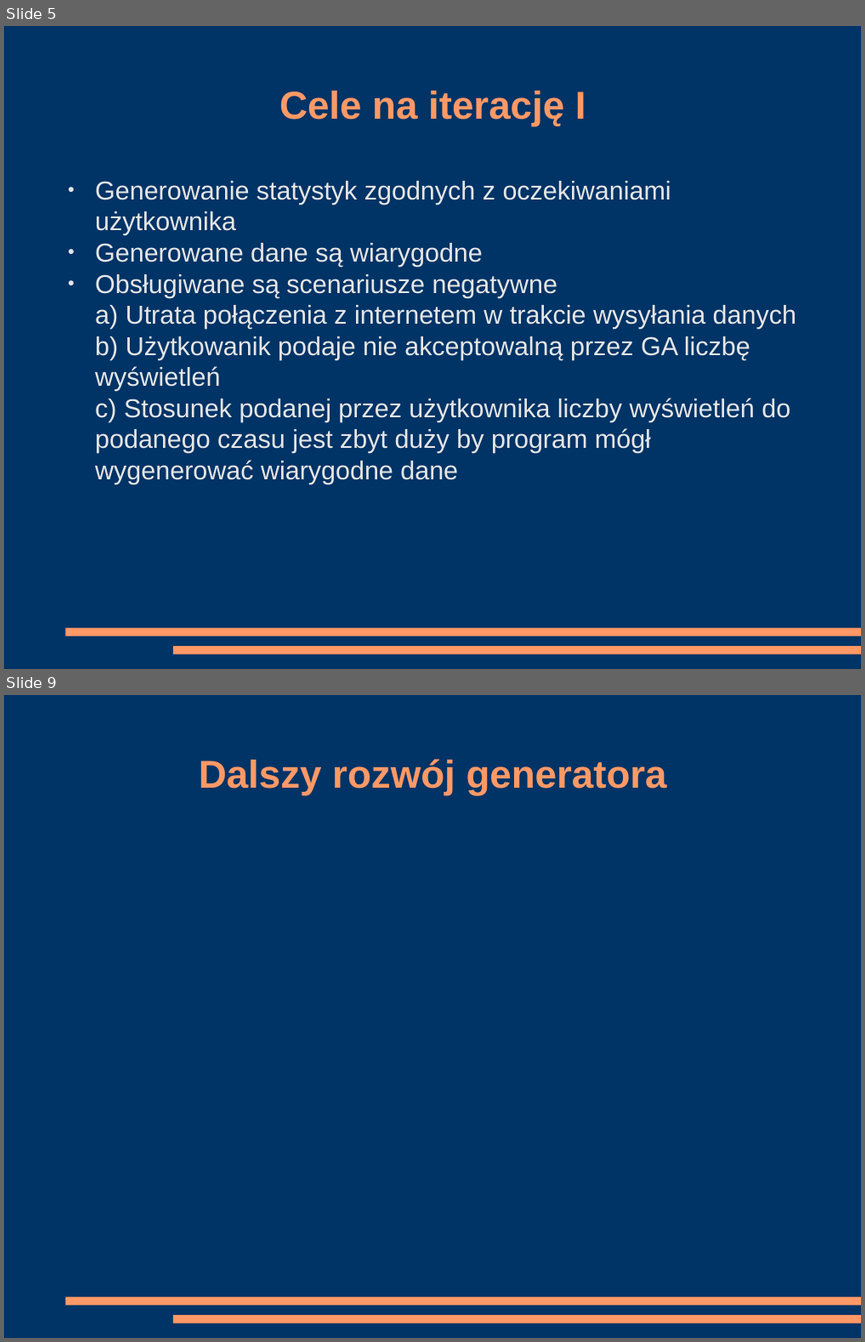
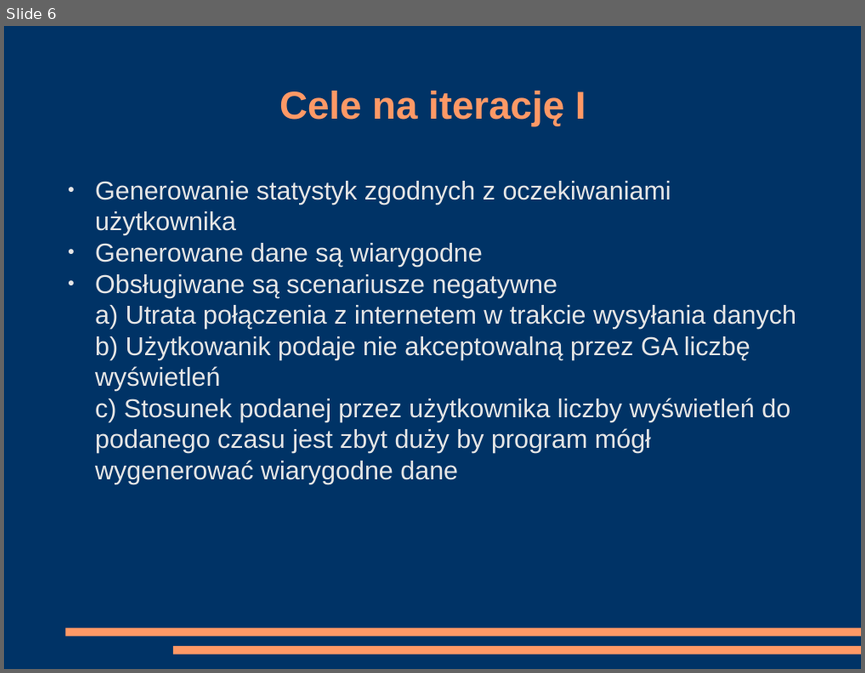
Before and after one commit to kanadas/IO, a slide deck: Iteracja_I_prezentacja.odp. Shown one above the other, each under a label of ours: slides 5 and 9 before the commit, slide 6 after it; the slides between them are not shown. The pictures are 865x1342 and 865x673 pixels, drawn with LibreOffice and Linux fonts; fonts in the diff are those of the drawing. Boxes give left, top, right and bottom in pixels: in the first picture for what was removed or moved away, otherwise in the second. Text is boxed around its words. In the diff, an @@ line names an element or a change of style, - is before the commit and + after.

```diff
--- a/Iteracja_I_prezentacja.odp
+++ b/Iteracja_I_prezentacja.odp
@@ slide 9 removed at (x1=4, y1=695, x2=861, y2=1338), background #003366; not listed: 2 template elements that a slide beside it also shows @@
@@ title removed at (x1=199, y1=759, x2=667, y2=795) @@
-Dalszy rozwój generatora
@@ what was slide 5 is now slide 6 @@
```
Also in this commit, not shown: 7 slides changed, 4 slides added, 5 other files.
